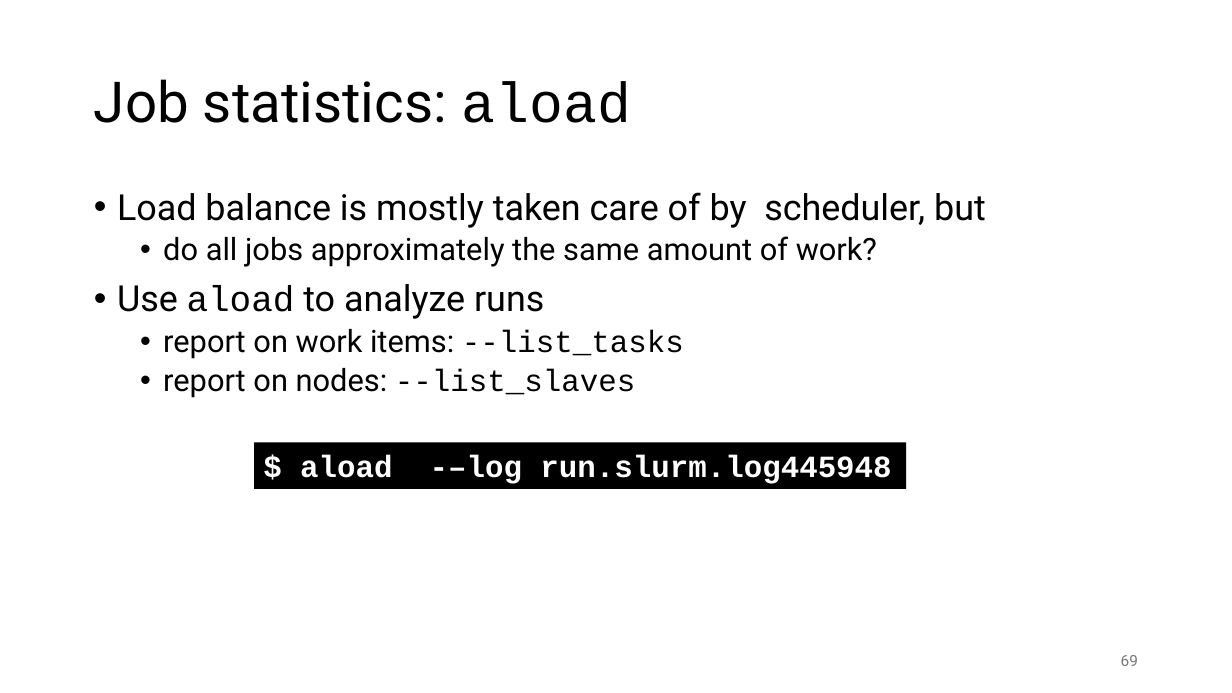
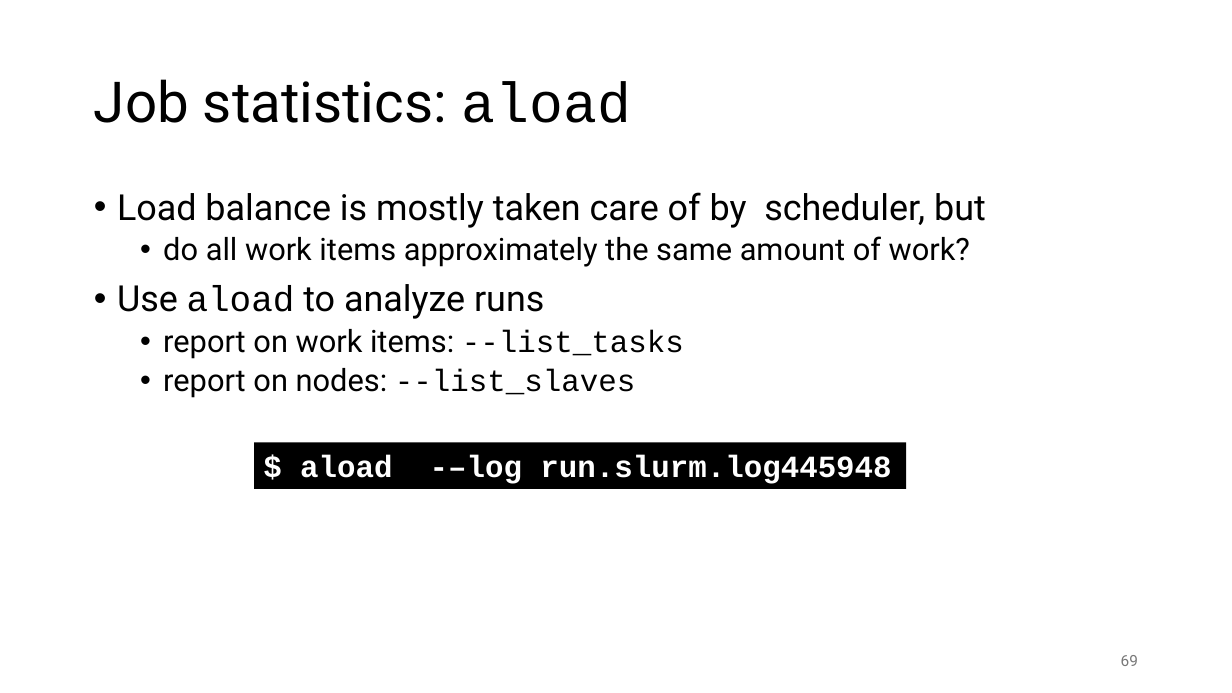
Before and after one commit to gjbex/Workflows-for-HPC, a slide deck: slide 69 of workflow_for_HPC.pptx. Drawn at 1232x693 pixels with LibreOffice and Linux fonts; fonts in the diff are those of the drawing. Boxes give left, top, right and bottom in pixels: in the first picture for what was removed or moved away, otherwise in the second. Text is boxed around its words. In the diff, an @@ line names an element or a change of style, - is before the commit and + after.

Commit message:
Fix typos

```diff
--- a/workflow_for_HPC.pptx
+++ b/workflow_for_HPC.pptx
@@ text at bbox=[163, 236, 970, 267]: text changed @@
-  • do all jobs approximately the same amount of work?
+  • do all work items approximately the same amount of work?
```
Also in this commit, not shown: 1 other slide changed.
